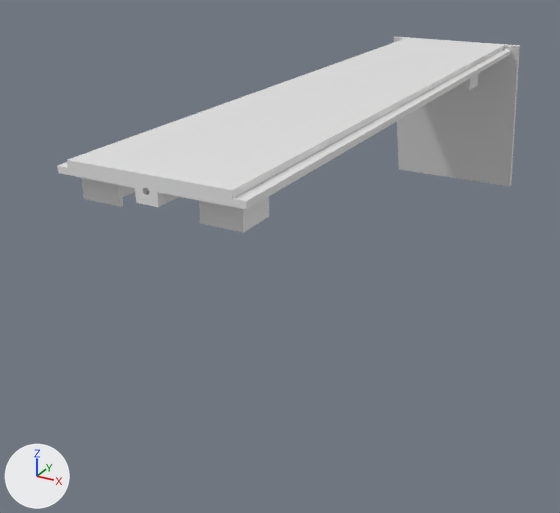
Two versions of the Blender file DeskSwitch.blend, one commit apart.
Both versions are drawn from a 50 mm camera at (102.0, -361.0, 52.0) aimed at (-19.0, -140.0, -58.0). Every picture has the same lights, and +X, +Y and +Z are marked at lower left. The older version comes first.

In view in the first picture: 'mount'.
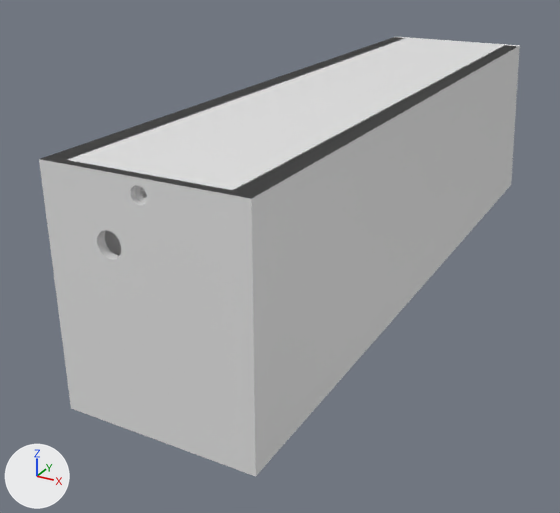
Location of each change, [x1, y1, x2, y2] in pixels of the pictures (560 x 513 px):
'enclosure', shown
    after: [39, 37, 518, 476]
'meanwell icl-16l', shown
    after: [105, 230, 121, 255]

The change in detail:
Object 'meanwell icl-16l' (ob_meanwell_icl_16l) is now shown.
Object 'enclosure' (ob_enclosure) is now shown.
